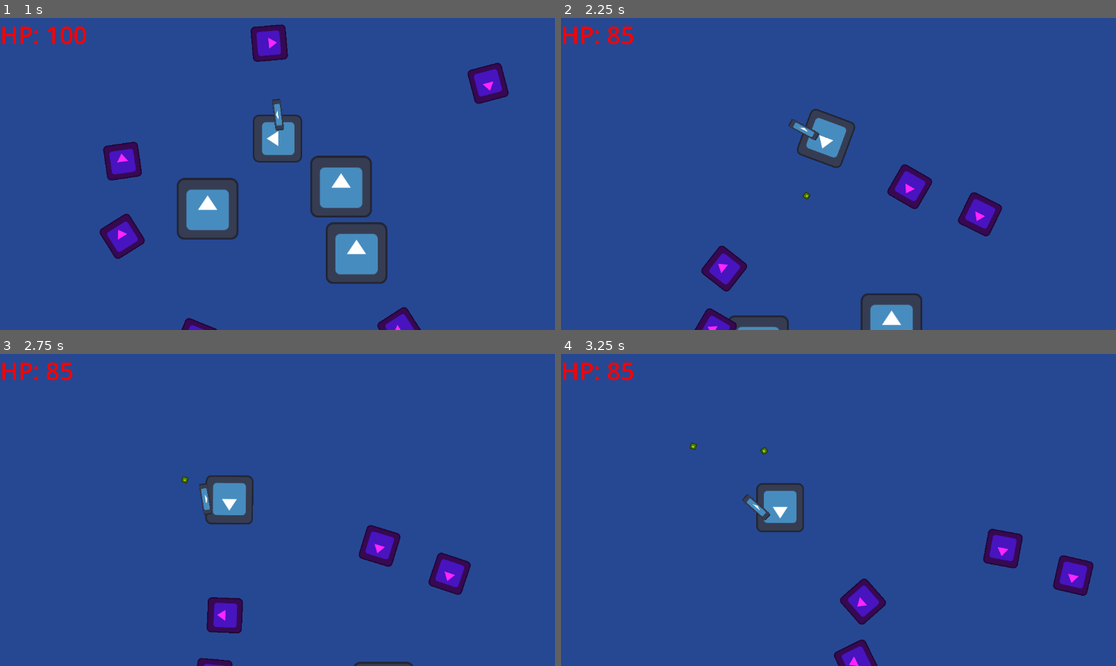
Above: before the commit, frames 1-4 (two rows, left to right).
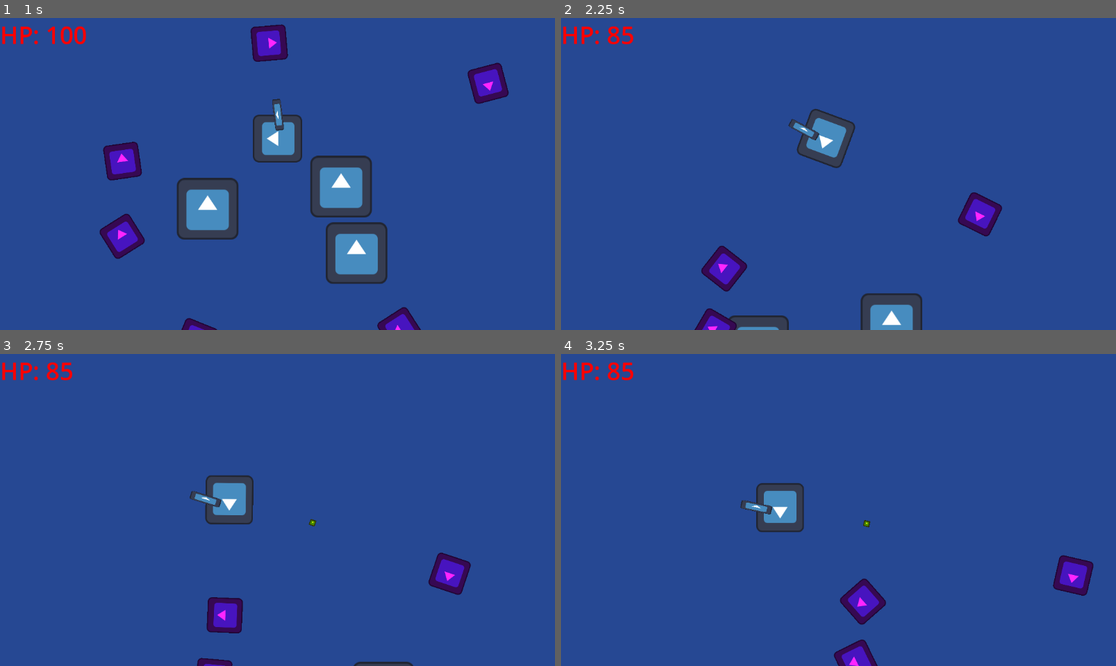
Above: after the commit, the same moments.

Repository: xingjiacheng175-maker/project-convoy
Game: Godot game, scene res://world.tscn
The game is run twice, just before and just after one commit, with the same random seed, the same clock (stepped at 60 frames per second) and the same inputs. This scene is started directly instead of the project's main scene. The engine's default icon, where the game draws it, is replaced by a stand-in: a white triangle on a blue panel in a dark square.
Inputs:
- Up to frame 1 (1 s): hold Up (ui_up) from 0.53 s (still down)
- Up to frame 2 (2.25 s): release Up (ui_up) at 2.03 s; hold Left (ui_left) from 2.03 s (still down)
- Up to frame 3 (2.75 s): keep holding Left (ui_left)
- Up to frame 4 (3.25 s): keep holding Left (ui_left)

Frame 1 is identical in both runs. In frame 2, 0.7% of the frame differs, in the area x 43-67%, y 46-62%; in frame 3, 1.0%, in the area x 32-73%, y 39-69%; in frame 4, 1.0%.

Commit message:
代码更新

Diff:
--- a/player.gd
+++ b/player.gd
@@ -30,3 +30,11 @@
 	# Only rotate if we have significant velocity to avoid jitter
 	if velocity.length() > 0.1:
 		rotation = velocity.angle()
+
+
+func _on_range_body_entered(body: Node2D) -> void:
+	pass # Replace with function body.
+
+
+func _on_range_body_exited(body: Node2D) -> void:
+	pass # Replace with function body.
--- a/player.tscn
+++ b/player.tscn
@@ -46,3 +46,7 @@
 [node name="Timer" type="Timer" parent="Turret"]
 wait_time = 0.5
 autostart = true
+
+[connection signal="body_entered" from="Turret/Range" to="Turret" method="_on_range_body_entered"]
+[connection signal="body_exited" from="Turret/Range" to="." method="_on_range_body_exited"]
+[connection signal="timeout" from="Turret/Timer" to="Turret" method="_on_timer_timeout"]
--- a/turret.gd
+++ b/turret.gd
@@ -1,42 +1,55 @@
 extends Node2D
 
 @export var projectile_scene: PackedScene
-var target: Node2D = null
-var targets: Array[Node2D] = []
 
-func _ready() -> void:
-	var range_area = get_node_or_null("Range")
-	if range_area:
-		if not range_area.body_entered.is_connected(_on_range_body_entered):
-			range_area.body_entered.connect(_on_range_body_entered)
-		if not range_area.body_exited.is_connected(_on_range_body_exited):
-			range_area.body_exited.connect(_on_range_body_exited)
+var targets = [] # 存储进入射程的敌人
+var current_target: Node2D = null
 
-	var timer = get_node_or_null("Timer")
-	if timer and not timer.timeout.is_connected(_on_timer_timeout):
-		timer.timeout.connect(_on_timer_timeout)
+func _ready():
+	# 确保 Timer 连接了信号
+	# 如果你在编辑器里没连，这里可以用代码连，或者你去编辑器检查一下
+	pass
 
-func _physics_process(_delta: float) -> void:
-	# Filter out invalid targets (freed instances)
+func _physics_process(delta):
+	# 1. 第一步：清理无效目标 (死掉的敌人)
+	# 使用 filter 过滤掉那些已经无效 (null) 的实例
 	targets = targets.filter(func(t): return is_instance_valid(t))
 
+	# 2. 第二步：选择目标 (选最近的，或者列表第一个)
 	if targets.size() > 0:
-		target = targets[0]
-		look_at(target.global_position)
+		current_target = targets[0] # 简单起见，这就选第一个进来的
+
+		# 3. 第三步：瞬间锁定 (关键修改！)
+		# 不要用 lerp, move_toward，直接 look_at
+		look_at(current_target.global_position)
 	else:
-		target = null
+		current_target = null
 
-func _on_range_body_entered(body: Node2D) -> void:
+# 当敌人进入射程
+func _on_range_body_entered(body):
 	if body.is_in_group("enemies"):
 		targets.append(body)
 
-func _on_range_body_exited(body: Node2D) -> void:
+# 当敌人离开射程
+func _on_range_body_exited(body):
 	if body in targets:
 		targets.erase(body)
 
-func _on_timer_timeout() -> void:
-	if target and is_instance_valid(target) and projectile_scene:
-		var projectile = projectile_scene.instantiate()
-		projectile.global_position = global_position
-		projectile.rotation = rotation
-		get_tree().root.add_child(projectile)
+# 计时器结束，开火！
+func _on_timer_timeout():
+	# 再次检查目标是否有效
+	if is_instance_valid(current_target) and projectile_scene:
+
+		# === 核心修复：开火瞬间强制再瞄准一次 ===
+		# 这能消除子弹生成那一毫秒的视觉误差，指哪打哪
+		look_at(current_target.global_position)
+
+		# 生成子弹
+		var p = projectile_scene.instantiate()
+
+		# 设置子弹位置为炮塔当前的枪口位置
+		# 建议把子弹加到 World (get_tree().root) 而不是炮塔下面，这样子弹不会跟着船动
+		get_tree().current_scene.add_child(p)
+
+		p.global_position = global_position
+		p.global_rotation = global_rotation
